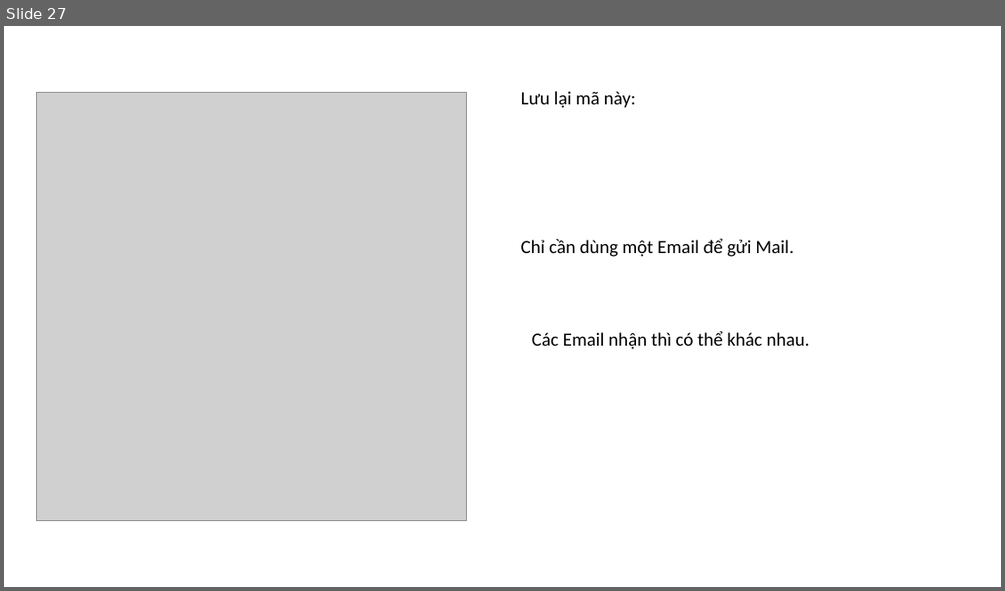
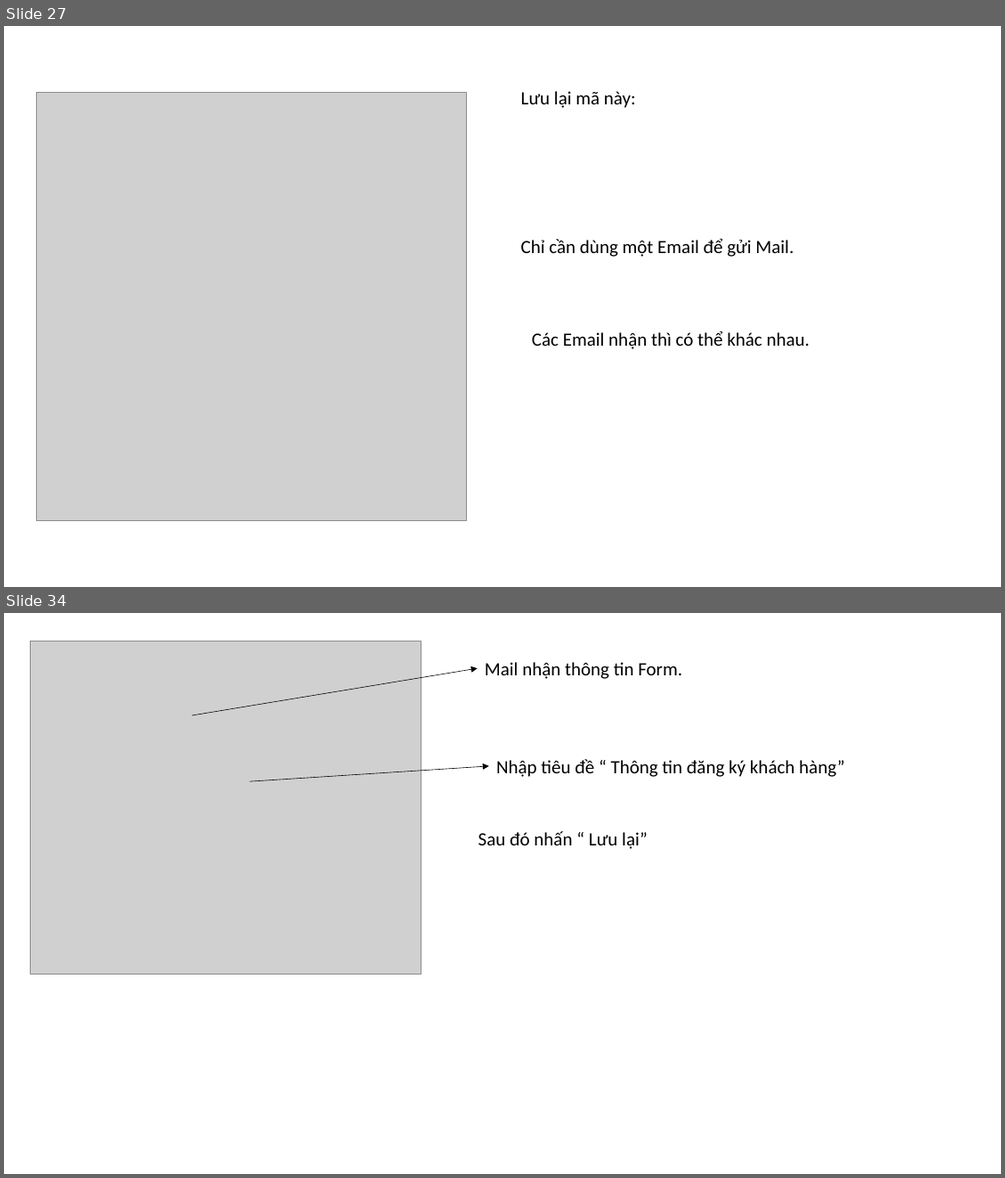
Before and after one commit to DangVanDoan05/WordPress, a slide deck: Tạo trang liên hệ trong WebSite.pptx. Shown one above the other, each under a label of ours: slide 27 before the commit, slides 27 and 34 after it; the slides between them are not shown. The pictures are 1005x591 and 1005x1178 pixels, drawn with LibreOffice and Linux fonts; fonts in the diff are those of the drawing; grey boxes stand for pictures. Boxes give left, top, right and bottom in pixels: in the first picture for what was removed or moved away, otherwise in the second. Text is boxed around its words. In the diff, an @@ line names an element or a change of style, - is before the commit and + after.

```diff
--- a/Tạo trang liên hệ trong WebSite.pptx
+++ b/Tạo trang liên hệ trong WebSite.pptx
@@ slide 34 added at <box>4,613,1001,1174</box>, background #FFFFFF @@
@@ picture added at <box>30,641,421,974</box> @@
@@ text added at <box>485,662,682,679</box>, 18 pt, text #000000 @@
+Mail nhận thông tin Form.
@@ arrow added from (192, 715) to (477, 668), #000000 0.5 pt @@
@@ arrow added from (250, 781) to (489, 766), #000000 0.5 pt @@
@@ text added at <box>496,759,845,777</box>, 18 pt, text #000000 @@
+Nhập tiêu đề “ Thông tin đăng ký khách hàng”
@@ text added at <box>478,831,647,849</box>, 18 pt, text #000000 @@
+Sau đó nhấn “ Lưu lại”
```
Also in this commit, not shown: 8 slides changed, 12 other slides added, 1 slide removed, 3 other files.
